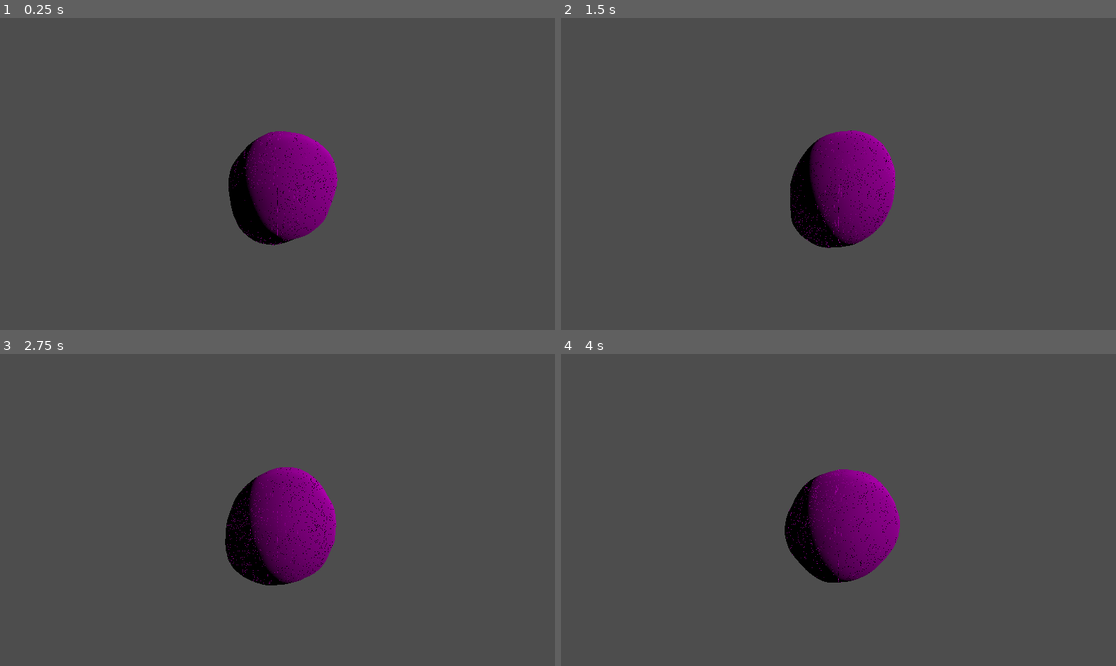
Above: before the commit, frames 1-4 (two rows, left to right).
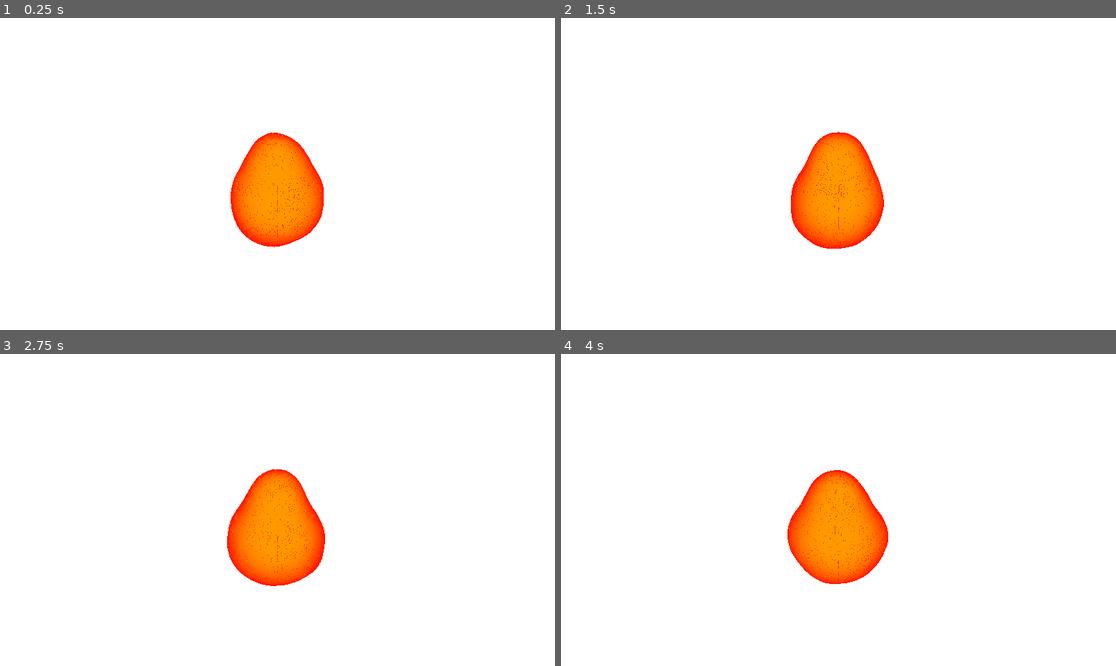
Above: after the commit, the same moments.

Repository: watson-disambiguation/shader-demos
Game: Godot game, scene res://Prefabs/3Dsdf.tscn
Two runs of this game, one before a commit and one after it. Both use one fixed random seed, a clock stepped at 60 frames per second and the inputs below.
Inputs:
- Up to frame 1 (0.25 s): no input
- Up to frame 2 (1.5 s): no input
- Up to frame 3 (2.75 s): no input
- Up to frame 4 (4 s): no input

The runs differ from the first frame. In frame 1, 100% of the frame differs, in the area x 0-100%, y 0-100%; in frame 2, 100%; in frame 3, 100%; in frame 4, 100%.

Commit message:
Added fresnel effect

Diff:
--- a/Prefabs/3Dsdf.tscn
+++ b/Prefabs/3Dsdf.tscn
@@ -12,19 +12,23 @@
 [sub_resource type="ShaderMaterial" id="ShaderMaterial_efa4c"]
 render_priority = 0
 shader = ExtResource("1_8mymq")
-shader_parameter/color = Color(0.54902, 0, 0.545098, 1)
-shader_parameter/noiseScale = 0.145
+shader_parameter/innerColor = Color(1, 0.6, 0, 1)
+shader_parameter/outerColor = Color(1, 0.0823529, 0, 1)
+shader_parameter/noiseScale = 0.085
 shader_parameter/raycastStepSize = 0.01
 shader_parameter/raycastSteps = 100
 shader_parameter/sphereCenter1 = null
-shader_parameter/sphereRadius1 = 0.29
-shader_parameter/sphereCenter2 = Vector3(0.08, 0.155, -0.1)
-shader_parameter/sphereRadius2 = 0.295
-shader_parameter/mergeRadius = 0.27
+shader_parameter/sphereRadius1 = 0.325
+shader_parameter/sphereCenter2 = Vector3(0, 0.32, 0)
+shader_parameter/sphereRadius2 = 0.16
+shader_parameter/mergeRadius = 0.155
 shader_parameter/noiseTex = SubResource("NoiseTexture3D_weoqs")
 
 [sub_resource type="SphereMesh" id="SphereMesh_vasl7"]
 material = SubResource("ShaderMaterial_efa4c")
+
+[sub_resource type="Environment" id="Environment_63m5f"]
+glow_enabled = true
 
 [node name="Node3D" type="Node3D"]
 
@@ -37,3 +41,4 @@
 
 [node name="Camera3D" type="Camera3D" parent="."]
 transform = Transform3D(1, 0, 0, 0, 0.947277, 0.320415, 0, -0.320415, 0.947277, 0, 0.70637, 1.45129)
+environment = SubResource("Environment_63m5f")
--- a/Shaders/3Dsdf.gdshader
+++ b/Shaders/3Dsdf.gdshader
@@ -2,10 +2,11 @@
 #include "Libraries/SDFLibrary.gdshaderinc"
 
 render_mode specular_disabled;
-render_mode diffuse_burley;
+render_mode unshaded;
 render_mode cull_front;
 
-uniform vec3 color : source_color;
+uniform vec3 innerColor : source_color;
+uniform vec3 outerColor : source_color;
 uniform sampler3D noiseTex;
 uniform float noiseScale;
 uniform float raycastStepSize;
@@ -66,6 +67,8 @@
 		discard;
 	}
 	NORMAL = normal;
-	ALBEDO = color;
-
+	float dotProduct = dot(normal,-viewDir);
+	dotProduct = smoothstep(0,1,dotProduct);
+	vec3 finalColor =  mix(outerColor,innerColor,dotProduct);
+	ALBEDO = finalColor;
 }
--- a/project.godot
+++ b/project.godot
@@ -14,3 +14,7 @@
 run/main_scene="res://Prefabs/3Dsdf.tscn"
 config/features=PackedStringArray("4.1", "Forward Plus")
 config/icon="res://icon.svg"
+
+[dotnet]
+
+project/assembly_name="ShaderDemos"
Not shown: 1 places in Prefabs/3Dsdf.tscn that only renumber resources
